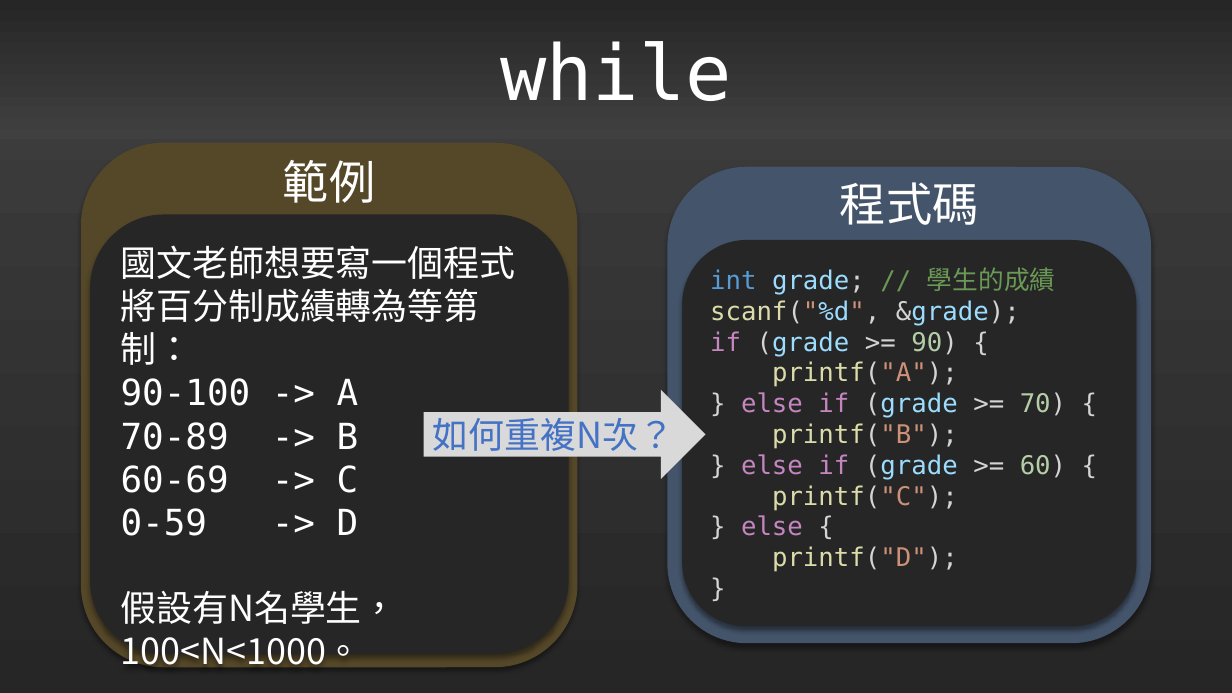
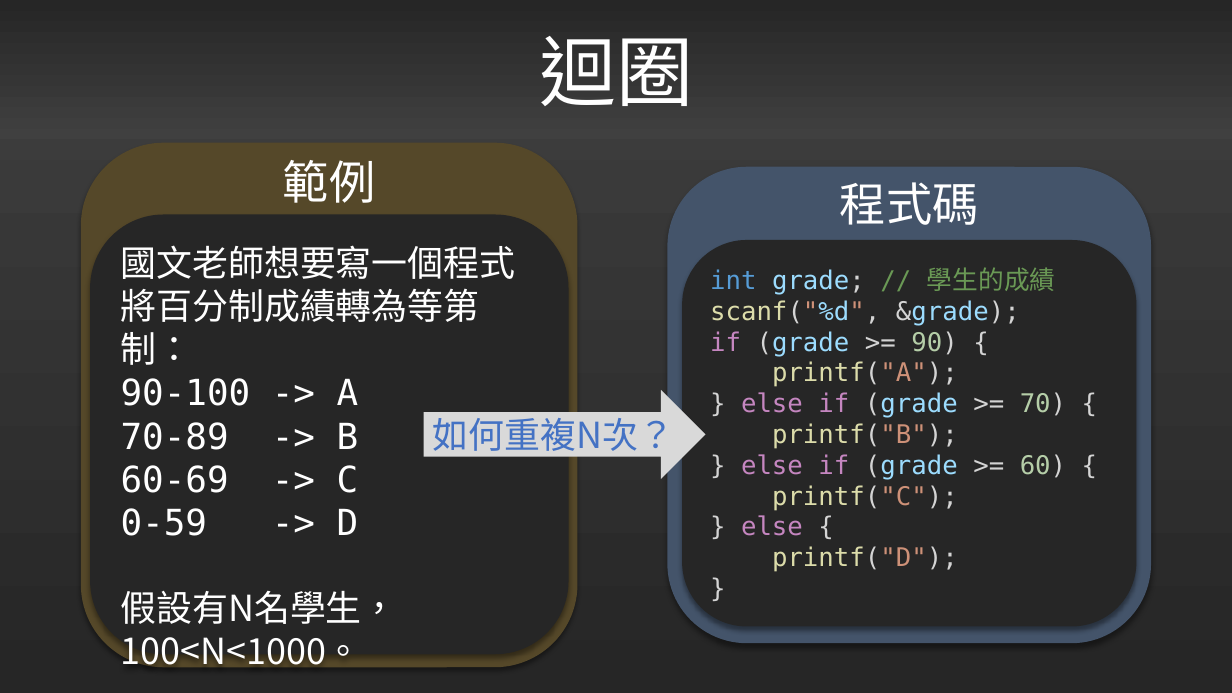
Before and after one commit to liuutin9/liuutin9.github.io, a slide deck: slide 56 of Shared-Files/電機營C語言Day2.pptx. Drawn at 1232x693 pixels with LibreOffice and Linux fonts; fonts in the diff are those of the drawing. Boxes give left, top, right and bottom in pixels: in the first picture for what was removed or moved away, otherwise in the second. Text is boxed around its words. In the diff, an @@ line names an element or a change of style, - is before the commit and + after.

```diff
--- a/Shared-Files/電機營C語言Day2.pptx
+++ b/Shared-Files/電機營C語言Day2.pptx
@@ text in rectangle at (539, 36, 693, 106): text changed; font DejaVu Sans Mono to Noto Sans CJK SC @@
-while
+迴圈
```
Also in this commit, not shown: 29 other slides changed, 24 slides added, 15 slides removed.
